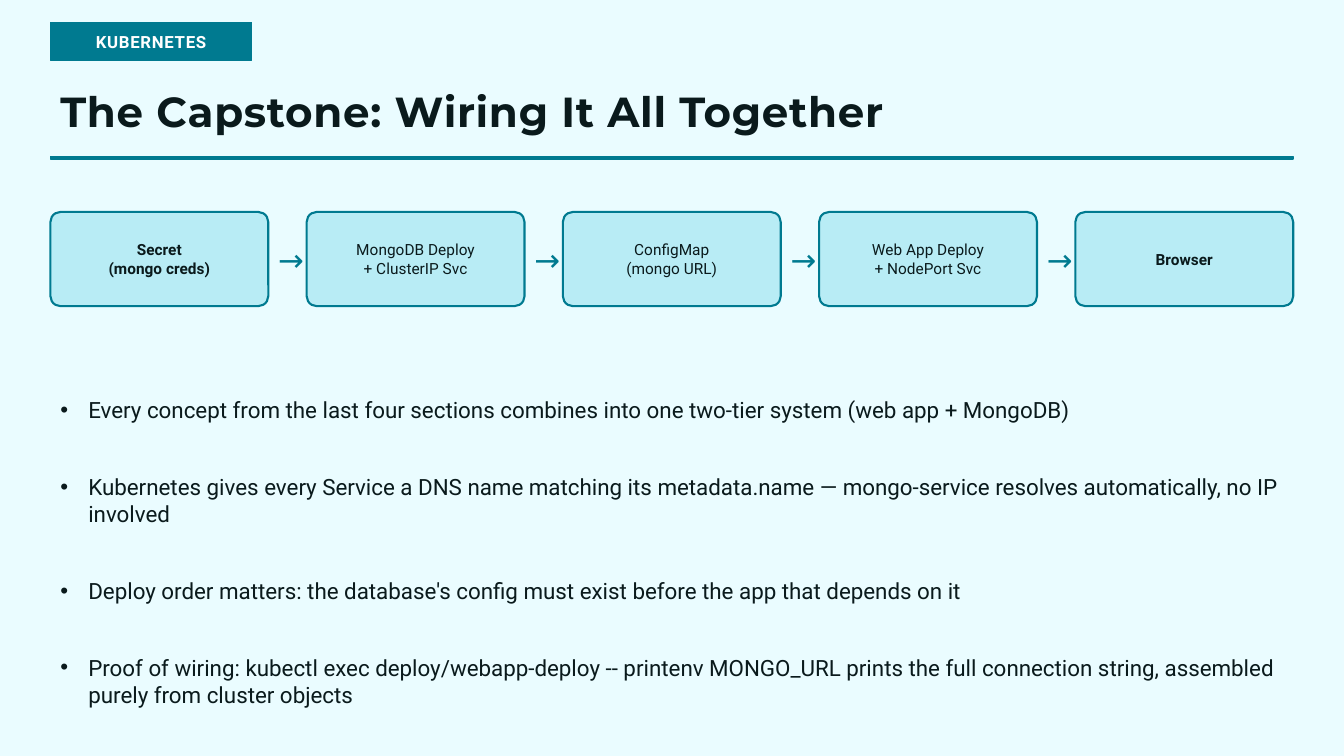
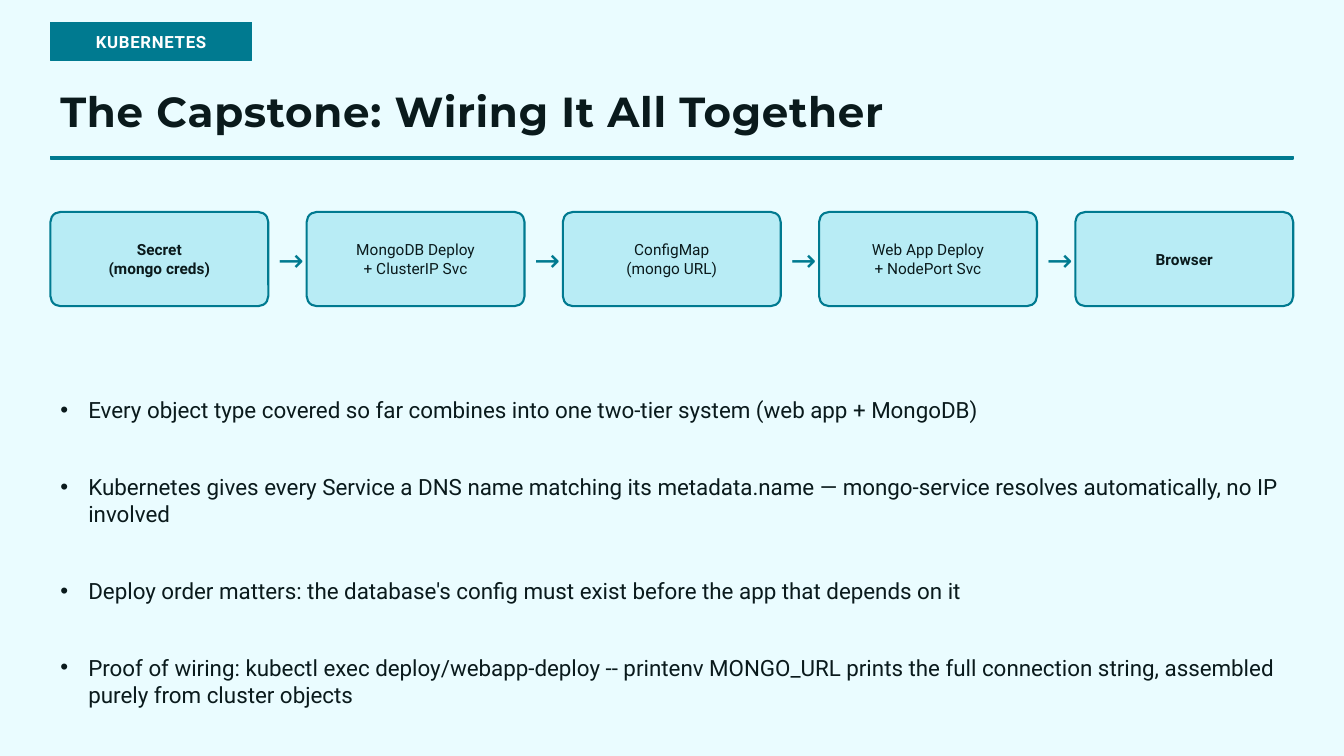
Before and after one commit to choicespecs/kube-self-learn, a slide deck: slide 19 of docs/presentations/KubernetesFundamentals/KubernetesFundamentals.pptx (slide 18 before the commit). Drawn at 1344x756 pixels with LibreOffice and Linux fonts; fonts in the diff are those of the drawing. Boxes give left, top, right and bottom in pixels: in the first picture for what was removed or moved away, otherwise in the second. Text is boxed around its words. In the diff, an @@ line names an element or a change of style, - is before the commit and + after.

```diff
--- a/docs/presentations/KubernetesFundamentals/KubernetesFundamentals.pptx
+++ b/docs/presentations/KubernetesFundamentals/KubernetesFundamentals.pptx
@@ text at bbox=[88, 400, 977, 423]: text changed @@
-• Every concept from the last four sections combines into one two-tier system (web app + MongoDB)
+• Every object type covered so far combines into one two-tier system (web app + MongoDB)
```
Also in this commit, not shown: 2 other slides changed, 1 slide added.
